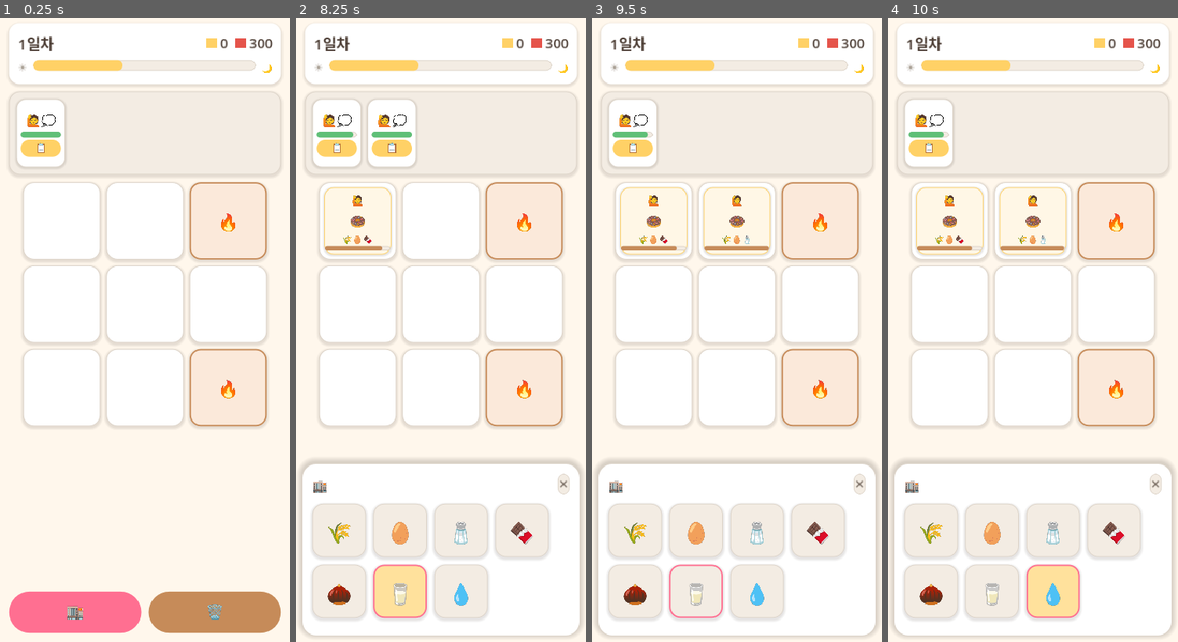
Above: before the commit, frames 1-4 (left to right).
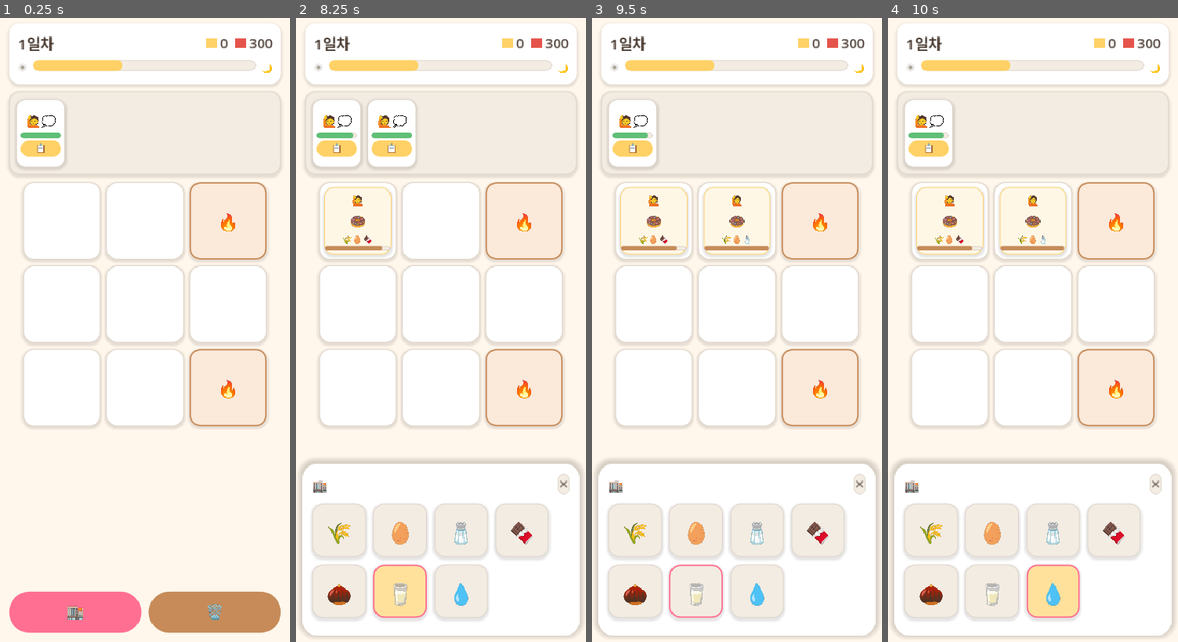
Above: after the commit, the same moments.

Repository: yellyB/game-slot-kitchen
Game: Godot game, scene res://scenes/Main.tscn
Two runs of this game, one before a commit and one after it. Both use one fixed random seed, a clock stepped at 60 frames per second and the inputs below.
Inputs:
- Up to frame 1 (0.25 s): no input
- Up to frame 2 (8.25 s): click "📋" at 0.5 s; click "🏬" at 1.25 s; click "🗑️" at 2 s; click "✕" at 2.75 s; click "🏬" at 3.5 s; click "🌾" at 4.25 s; click "🥚" at 5 s; click "🧂" at 5.75 s; click "🍫" at 6.5 s; click "🌰" at 7.25 s; click "🥛" at 8 s
- Up to frame 3 (9.5 s): click "📋" at 8.75 s
- Up to frame 4 (10 s): click "💧" at 9.5 s

The runs differ from the first frame. In frame 1, 0.2% of the frame differs, in the area x 7-22%, y 15-23%; in frame 2, 0.3%, in the area x 7-40%, y 15-23%; in frame 3, 0.2%; in frame 4, 0.2%.

Commit message:
refactor: 공용 UI 헬퍼로 스타일 통합 + Slot 정리
흩어진 StyleBox/Label 생성을 UI(chip/card/label)로 통합(5개 파일 중복 제거).
라벨 bold를 FontVariation로 실제 굵게. 하드코딩 색(주문 카드·도구석)을
팔레트(TICKET/TOOL)로. Slot의 미사용 도구석 코드(is_tool 등) 제거.

Co-Authored-By: Claude Opus 4.8 (1M context) <noreply@anthropic.com>

Diff:
--- a/scripts/card.gd
+++ b/scripts/card.gd
@@ -1,21 +1,14 @@
 class_name Card
 extends PanelContainer
 ## 슬롯에 놓이는 카드 공통 베이스. 소스 역할(클릭/드래그로 이동) 공용 구현.
-## 서브클래스: IngredientCard(재료), OrderCard(주문서).
+## 서브클래스: IngredientCard(재료), OrderCard(주문서), DishCard(완성품).
 ## 서브클래스는 _build_content()로 내용을, is_trashable()/_preview_text()를 오버라이드.
 
 var _style: StyleBoxFlat
 
 func _ready() -> void:
 	mouse_filter = Control.MOUSE_FILTER_STOP
-	_style = StyleBoxFlat.new()
-	_style.bg_color = Palette.WHITE
-	_style.set_corner_radius_all(12)
-	_style.set_border_width_all(1)
-	_style.border_color = Palette.COCOA_200
-	_style.shadow_color = Color(0.164, 0.129, 0.106, 0.12)
-	_style.shadow_size = 3
-	_style.shadow_offset = Vector2(0, 1)
+	_style = UI.card(Palette.WHITE, Palette.COCOA_200, 1, 12)
 	add_theme_stylebox_override("panel", _style)
 	_build_content()
 
@@ -24,7 +17,7 @@
 func _build_content() -> void:
 	pass
 
-## 휴지통에 버릴 수 있는지 — 재료만 true, 주문서 등은 false.
+## 휴지통에 버릴 수 있는지 — 재료만 true.
 func is_trashable() -> bool:
 	return false
 
@@ -57,15 +50,7 @@
 
 func _make_preview() -> Control:
 	var preview := PanelContainer.new()
-	var ps := StyleBoxFlat.new()
-	ps.bg_color = Palette.WHITE
-	ps.set_corner_radius_all(12)
-	ps.set_border_width_all(2)
-	ps.border_color = Palette.MAIN
-	preview.add_theme_stylebox_override("panel", ps)
+	preview.add_theme_stylebox_override("panel", UI.card(Palette.WHITE, Palette.MAIN, 2, 12))
 	preview.modulate = Color(1, 1, 1, 0.9)
-	var lbl := Label.new()
-	lbl.text = _preview_text()
-	lbl.add_theme_font_size_override("font_size", 28)
-	preview.add_child(lbl)
+	preview.add_child(UI.label(_preview_text(), 28))
 	return preview
--- a/scripts/customer.gd
+++ b/scripts/customer.gd
@@ -1,10 +1,8 @@
 class_name Customer
 extends PanelContainer
-## 대기열(큐)의 손님. 메뉴는 비공개 — "뭔가 원함(💭)" + 주문확인 버튼(📋)만.
-## 주문 확인 → 슬롯에 주문 카드가 생기고 손님은 큐에서 사라짐(주문 카드로 "이동").
-##
-## 인내심(주문 대기)은 여기서만 닳음. 0이면 퇴장(주문 못 받음).
-## 음식 대기 인내심은 OrderCard가 담당(별개 타이머). [[two-phase-patience]]
+## 대기열(큐)의 손님. 메뉴 비공개 — "뭔가 원함(💭)" + 주문확인 버튼(📋)만.
+## 주문 확인 → 슬롯에 주문 카드 생성, 손님은 큐에서 사라짐(주문 카드로 "이동").
+## 인내심(주문 대기)은 여기서만 닳음. 0이면 퇴장. 음식 대기는 OrderCard 담당. [[two-phase-patience]]
 
 signal confirm_pressed(customer: Customer)
 signal expired(customer: Customer)
@@ -21,15 +19,7 @@
 
 func _ready() -> void:
 	custom_minimum_size = Vector2(66, 92)
-	var s := StyleBoxFlat.new()
-	s.bg_color = Palette.WHITE
-	s.set_corner_radius_all(12)
-	s.set_border_width_all(1)
-	s.border_color = Palette.COCOA_200
-	s.shadow_color = Color(0.164, 0.129, 0.106, 0.12)
-	s.shadow_size = 3
-	s.shadow_offset = Vector2(0, 1)
-	add_theme_stylebox_override("panel", s)
+	add_theme_stylebox_override("panel", UI.card(Palette.WHITE, Palette.COCOA_200, 1, 12))
 
 	var pad := MarginContainer.new()
 	for side in ["left", "right", "top", "bottom"]:
@@ -41,11 +31,8 @@
 	v.add_theme_constant_override("separation", 3)
 	pad.add_child(v)
 
-	# 얼굴 + "뭔가 원함" 힌트(💭) — 메뉴는 숨김
-	var face := Label.new()
-	face.text = "🙋💭"
-	face.mouse_filter = Control.MOUSE_FILTER_IGNORE
-	face.add_theme_font_size_override("font_size", 20)
+	# 얼굴 + "뭔가 원함" 힌트(💭) — 메뉴 숨김
+	var face := UI.label("🙋💭", 20)
 	face.horizontal_alignment = HORIZONTAL_ALIGNMENT_CENTER
 	v.add_child(face)
 
@@ -55,17 +42,17 @@
 	_gauge.value = Config.PATIENCE_ORDER
 	_gauge.show_percentage = false
 	_gauge.custom_minimum_size = Vector2(0, 8)
-	_gauge.add_theme_stylebox_override("background", _pill(Palette.COCOA_100, Palette.COCOA_200))
-	_gauge.add_theme_stylebox_override("fill", _pill(_fill))
+	_gauge.add_theme_stylebox_override("background", UI.chip(Palette.COCOA_100, Palette.COCOA_200))
+	_gauge.add_theme_stylebox_override("fill", UI.chip(_fill))
 	v.add_child(_gauge)
 
 	# 주문 확인 버튼 (아이콘)
 	var confirm := Button.new()
 	confirm.text = "📋"
-	confirm.add_theme_font_size_override("font_size", 16)
-	confirm.add_theme_stylebox_override("normal", _pill(Palette.ACCENT))
-	confirm.add_theme_stylebox_override("hover", _pill(Palette.ACCENT.lightened(0.12)))
-	confirm.add_theme_stylebox_override("pressed", _pill(Palette.ACCENT.darkened(0.1)))
+	confirm.add_theme_font_size_override("font_size", 15)
+	confirm.add_theme_stylebox_override("normal", UI.chip(Palette.ACCENT))
+	confirm.add_theme_stylebox_override("hover", UI.chip(Palette.ACCENT.lightened(0.12)))
+	confirm.add_theme_stylebox_override("pressed", UI.chip(Palette.ACCENT.darkened(0.1)))
 	confirm.pressed.connect(func(): confirm_pressed.emit(self))
 	v.add_child(confirm)
 
@@ -78,18 +65,8 @@
 	var col := Palette.DANGER if _time_left <= Config.PATIENCE_ORDER * Config.PATIENCE_LOW_FRAC else Palette.SUCCESS
 	if col != _fill:
 		_fill = col
-		_gauge.add_theme_stylebox_override("fill", _pill(col))
+		_gauge.add_theme_stylebox_override("fill", UI.chip(col))
 	if _time_left <= 0.0:
 		_done = true
 		set_process(false)
 		expired.emit(self)
-
-
-func _pill(bg: Color, border: Color = Color.TRANSPARENT) -> StyleBoxFlat:
-	var s := StyleBoxFlat.new()
-	s.bg_color = bg
-	s.set_corner_radius_all(999)
-	if border.a > 0.0:
-		s.set_border_width_all(1)
-		s.border_color = border
-	return s
--- a/scripts/ingredient_tile.gd
+++ b/scripts/ingredient_tile.gd
@@ -59,19 +59,7 @@
 func _apply_style() -> void:
 	var border := Palette.MAIN if _selected else Palette.COCOA_200
 	var border_w := 2 if _selected else 1
-	add_theme_stylebox_override("normal", _tile_box(Palette.COCOA_100, border, border_w))
-	add_theme_stylebox_override("hover", _tile_box(Palette.ACCENT.lightened(0.35), border, border_w))
-	add_theme_stylebox_override("pressed", _tile_box(Palette.ACCENT.lightened(0.2), Palette.ACCENT, 2))
-	add_theme_stylebox_override("disabled", _tile_box(Palette.COCOA_100, Palette.COCOA_200, 1))
-
-
-func _tile_box(bg: Color, border: Color, border_w: int) -> StyleBoxFlat:
-	var s := StyleBoxFlat.new()
-	s.bg_color = bg
-	s.set_corner_radius_all(14)
-	s.set_border_width_all(border_w)
-	s.border_color = border
-	s.shadow_color = Color(0.164, 0.129, 0.106, 0.12)
-	s.shadow_size = 4
-	s.shadow_offset = Vector2(0, 2)
-	return s
+	add_theme_stylebox_override("normal", UI.card(Palette.COCOA_100, border, border_w))
+	add_theme_stylebox_override("hover", UI.card(Palette.ACCENT.lightened(0.35), border, border_w))
+	add_theme_stylebox_override("pressed", UI.card(Palette.ACCENT.lightened(0.2), Palette.ACCENT, 2))
+	add_theme_stylebox_override("disabled", UI.card(Palette.COCOA_100, Palette.COCOA_200, 1))
--- a/scripts/order_card.gd
+++ b/scripts/order_card.gd
@@ -26,7 +26,7 @@
 
 func _build_content() -> void:
 	# 주문 카드 느낌: 크림빛 배경 + 액센트 테두리
-	_style.bg_color = Color("FFF7E6")
+	_style.bg_color = Palette.TICKET
 	_style.border_color = Palette.ACCENT
 
 	var def := Recipes.get_def(recipe_id)
@@ -74,8 +74,8 @@
 	_gauge.show_percentage = false
 	_gauge.custom_minimum_size = Vector2(0, 6)
 	_gauge.mouse_filter = Control.MOUSE_FILTER_IGNORE
-	_gauge.add_theme_stylebox_override("background", _pill(Palette.COCOA_100, Palette.COCOA_200))
-	_gauge.add_theme_stylebox_override("fill", _pill(_fill))
+	_gauge.add_theme_stylebox_override("background", UI.chip(Palette.COCOA_100, Palette.COCOA_200))
+	_gauge.add_theme_stylebox_override("fill", UI.chip(_fill))
 	v.add_child(_gauge)
 
 
@@ -101,18 +101,8 @@
 	var col := Palette.DANGER if _time_left <= Config.PATIENCE_DISH * Config.PATIENCE_LOW_FRAC else Palette.SUB
 	if col != _fill:
 		_fill = col
-		_gauge.add_theme_stylebox_override("fill", _pill(col))
+		_gauge.add_theme_stylebox_override("fill", UI.chip(col))
 	if _time_left <= 0.0:
 		_done = true
 		set_process(false)
 		expired.emit(self)
-
-
-func _pill(bg: Color, border: Color = Color.TRANSPARENT) -> StyleBoxFlat:
-	var s := StyleBoxFlat.new()
-	s.bg_color = bg
-	s.set_corner_radius_all(999)
-	if border.a > 0.0:
-		s.set_border_width_all(1)
-		s.border_color = border
-	return s
--- a/scripts/palette.gd
+++ b/scripts/palette.gd
@@ -23,3 +23,7 @@
 const COCOA_900 := Color("2A211B")  # 최다크
 
 const DIM := Color(0.164, 0.129, 0.106, 0.5)  # 모달 딤 (COCOA_900 @50%)
+
+# Surface (특수 배경 — 임시 톤, 디자인 확정 후 조정)
+const TICKET := Color("FFF7E6")   # 주문 카드(티켓) 배경
+const TOOL := Color("FBE9DA")     # 도구석 배경
--- a/scripts/slot.gd
+++ b/scripts/slot.gd
@@ -1,18 +1,14 @@
 class_name Slot
 extends PanelContainer
-## 카드가 놓이는 칸. 도구석은 재료/카드를 받지 않는다.
-## 타깃 역할: 창고 신규 배치("new") / 다른 슬롯에서 이동("move").
-## 클릭·드래그 모두 can_accept/accept로 처리 (Move 컨트롤러 참고).
+## 카드가 놓이는 칸. 타깃 역할(클릭·드래그 공용):
+##   "new"(창고 신규) / "move"(슬롯↔슬롯) / "dish"(완성품).
+## (도구석은 Slot이 아니라 ToolStation)
 
-var is_tool := false
 var _holder: MarginContainer
-
-func setup(tool: bool) -> void:
-	is_tool = tool
 
 func _ready() -> void:
 	custom_minimum_size = Vector2(104, 104)
-	add_theme_stylebox_override("panel", _box())
+	add_theme_stylebox_override("panel", UI.card(Palette.WHITE, Palette.COCOA_200, 1))
 
 	_holder = MarginContainer.new()
 	# 빈 슬롯의 클릭/드롭이 Slot 자신에게 오도록 holder는 마우스 통과 무시
@@ -21,19 +17,9 @@
 		_holder.add_theme_constant_override("margin_" + side, 6)
 	add_child(_holder)
 
-	if is_tool:
-		var lbl := Label.new()
-		lbl.text = "🔥"
-		lbl.mouse_filter = Control.MOUSE_FILTER_IGNORE
-		lbl.add_theme_font_size_override("font_size", 28)
-		lbl.add_theme_color_override("font_color", Palette.SUB)
-		lbl.horizontal_alignment = HORIZONTAL_ALIGNMENT_CENTER
-		lbl.vertical_alignment = VERTICAL_ALIGNMENT_CENTER
-		_holder.add_child(lbl)
-
 
 func is_empty() -> bool:
-	return not is_tool and _get_card() == null
+	return _get_card() == null
 
 
 func _get_card() -> Card:
@@ -90,7 +76,7 @@
 
 # ── 공용 타깃 인터페이스 (클릭·드래그 공용) ────────────────
 func can_accept(payload: Dictionary) -> bool:
-	if is_tool or not is_empty():
+	if not is_empty():
 		return false
 	var k = payload.get("kind")
 	return k == "new" or k == "move" or k == "dish"
@@ -118,20 +104,3 @@
 
 func _drop_data(_at_position: Vector2, data: Variant) -> void:
 	Move.on_drop(self, data)
-
-
-func _box() -> StyleBoxFlat:
-	var s := StyleBoxFlat.new()
-	s.set_corner_radius_all(14)
-	s.shadow_color = Color(0.164, 0.129, 0.106, 0.12)
-	s.shadow_size = 4
-	s.shadow_offset = Vector2(0, 2)
-	if is_tool:
-		s.bg_color = Color("FBE9DA")
-		s.set_border_width_all(2)
-		s.border_color = Palette.SUB
-	else:
-		s.bg_color = Palette.WHITE
-		s.set_border_width_all(1)
-		s.border_color = Palette.COCOA_200
-	return s
--- a/scripts/tool_station.gd
+++ b/scripts/tool_station.gd
@@ -21,7 +21,7 @@
 
 func _ready() -> void:
 	custom_minimum_size = Vector2(104, 104)
-	_style = _box()
+	_style = UI.card(Palette.TOOL, Palette.SUB, 2)
 	add_theme_stylebox_override("panel", _style)
 
 	_holder = MarginContainer.new()
@@ -100,8 +100,8 @@
 	_cook_bar.show_percentage = false
 	_cook_bar.mouse_filter = Control.MOUSE_FILTER_IGNORE
 	_cook_bar.custom_minimum_size = Vector2(0, 8)
-	_cook_bar.add_theme_stylebox_override("background", _pill(Palette.COCOA_100, Palette.COCOA_200))
-	_cook_bar.add_theme_stylebox_override("fill", _pill(Palette.ACCENT))
+	_cook_bar.add_theme_stylebox_override("background", UI.chip(Palette.COCOA_100, Palette.COCOA_200))
+	_cook_bar.add_theme_stylebox_override("fill", UI.chip(Palette.ACCENT))
 	v.add_child(_cook_bar)
 
 	set_process(true)
@@ -156,23 +156,3 @@
 func _clear_holder() -> void:
 	for ch in _holder.get_children():
 		ch.queue_free()
-
-func _box() -> StyleBoxFlat:
-	var s := StyleBoxFlat.new()
-	s.bg_color = Color("FBE9DA")
-	s.set_corner_radius_all(14)
-	s.set_border_width_all(2)
-	s.border_color = Palette.SUB
-	s.shadow_color = Color(0.164, 0.129, 0.106, 0.12)
-	s.shadow_size = 4
-	s.shadow_offset = Vector2(0, 2)
-	return s
-
-func _pill(bg: Color, border: Color = Color.TRANSPARENT) -> StyleBoxFlat:
-	var s := StyleBoxFlat.new()
-	s.bg_color = bg
-	s.set_corner_radius_all(999)
-	if border.a > 0.0:
-		s.set_border_width_all(1)
-		s.border_color = border
-	return s
--- /dev/null
+++ b/scripts/ui.gd
@@ -0,0 +1,47 @@
+class_name UI
+extends RefCounted
+## 공용 UI 헬퍼 — Label / StyleBox 생성 통합.
+## (임시 공통 컴포넌트: 디자인 확정 후 Theme 리소스로 정리 예정)
+
+static var _bold: FontVariation
+
+## 라벨 — 아이콘/텍스트 공용. bold면 폰트 굵게(FontVariation).
+static func label(text: String, size: int, color: Color = Palette.COCOA_800, bold := false) -> Label:
+	var l := Label.new()
+	l.text = text
+	l.mouse_filter = Control.MOUSE_FILTER_IGNORE
+	l.add_theme_font_size_override("font_size", size)
+	l.add_theme_color_override("font_color", color)
+	if bold:
+		l.add_theme_font_override("font", _bold_font())
+	return l
+
+static func _bold_font() -> FontVariation:
+	if _bold == null:
+		_bold = FontVariation.new()
+		_bold.base_font = ThemeDB.fallback_font
+		_bold.variation_embolden = 0.55
+	return _bold
+
+## 알약형(둥근) 틀 — 버튼·게이지·칩.
+static func chip(bg: Color, border: Color = Color.TRANSPARENT) -> StyleBoxFlat:
+	var s := StyleBoxFlat.new()
+	s.bg_color = bg
+	s.set_corner_radius_all(999)
+	if border.a > 0.0:
+		s.set_border_width_all(1)
+		s.border_color = border
+	return s
+
+## 카드/패널 틀 — 둥근 + 테두리 + 그림자.
+static func card(bg: Color, border: Color = Color.TRANSPARENT, w := 1, radius := 14) -> StyleBoxFlat:
+	var s := StyleBoxFlat.new()
+	s.bg_color = bg
+	s.set_corner_radius_all(radius)
+	if border.a > 0.0:
+		s.set_border_width_all(w)
+		s.border_color = border
+	s.shadow_color = Color(0.164, 0.129, 0.106, 0.12)
+	s.shadow_size = 4
+	s.shadow_offset = Vector2(0, 2)
+	return s
Not shown, added: scripts/ui.gd.uid
